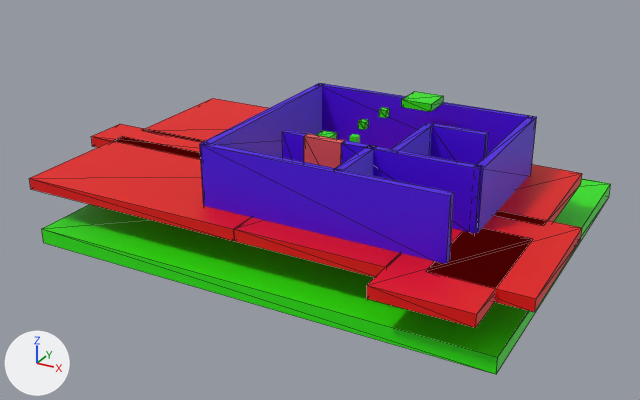
An edit to the glTF model res/scenes/ikea2.glb, drawn before and after from the same camera.
One viewpoint serves both versions: a 50 mm lens placed at (102.2, -212.9, 97.4), pointed at (0.3, -27.6, 4.7). Every picture has the same lights, and +X, +Y and +Z are marked at lower left. Mesh edges are drawn as thin lines on the coarser meshes. Where no turn or scale is listed for an object, it has been applied to the vertices.

Before the edit, the objects in view are built like this:
```python
ob_cube_001 = bpy.data.objects.new('Cube.001', me_cube_033)
ob_cube_001.location = (-13.9, -29.0, 19.1)
ob_cube_001.scale = (1.0, 28.4, 8.0)
ob_cube_028 = bpy.data.objects.new('Cube.028', me_cube_037)
ob_cube_028.location = (26.1, -29.2, 19.1)
ob_cube_029 = bpy.data.objects.new('Cube.029', me_cube_038)
ob_cube_029.location = (46.5, -20.8, 19.1)
ob_cube_029.scale = (1.0, 20.0, 8.0)
ob_cube_031 = bpy.data.objects.new('Cube.031', me_cube_040)
ob_cube_031.location = (0.6, -40.3, 19.1)
ob_cube_031.scale = (3.0, 1.0, 8.0)
ob_cube_032 = bpy.data.objects.new('Cube.032', me_cube_041)
ob_cube_032.location = (16.2, -1.5, 19.1)
ob_cube_032.scale = (30.5, 1.0, 8.0)
ob_cube_034 = bpy.data.objects.new('Cube.034', me_cube_043)
ob_cube_034.location = (33.8, -18.9, 19.1)
ob_cube_034.scale = (7.0, 1.0, 8.0)
ob_cube_035 = bpy.data.objects.new('Cube.035', me_cube_044)
ob_cube_035.location = (16.2, -57.0, 19.1)
ob_cube_035.scale = (30.5, 1.0, 8.0)
ob_second_floor_ground_002 = bpy.data.objects.new('second_floor_ground.002', me_cube_053)
ob_second_floor_ground_002.location = (47.7, -12.2, 10.3)
# also in view: 'Cube.033' at (20.7, -48.1, 19.1); 'second_floor_ground.003' at (-31.3, -4.4, 10.3); 'second_floor_ground.006' at (47.7, -56.0, 10.3); 'second_floor_ground.007' at (55.6, -45.0, 10.3); 'ground' at (2.2, -18.6, -1.8)
```
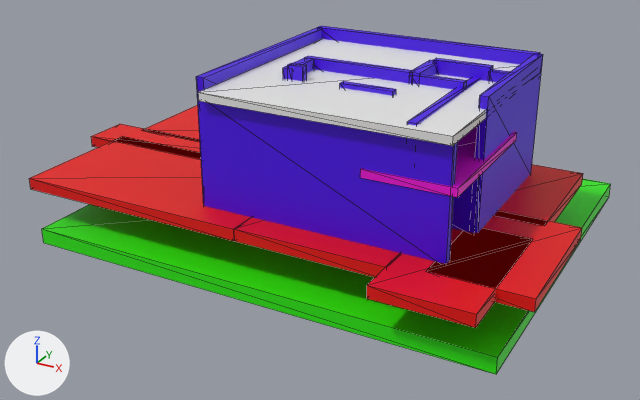
What changed in the scene script:
```text
Change me_cube_040:
    where me_cube_040.from_pydata(...)  # 8 vertices, 12 faces; spans x -1.0..1.0, y -1.0..1.0, z -1.0..1.0
    remove me_cube_040.materials.append(mat_material_028)  # purple #4800e7
Change ob_cube_001:
    ob_cube_001.location: (-13.9, -29.0, 19.1) -> (-13.9, -29.0, 27.1)
    ob_cube_001.scale: (1.0, 28.4, 8.0) -> (1.0, 28.4, 16.0)
Change ob_cube_029:
    ob_cube_029.location: (46.5, -20.8, 19.1) -> (46.5, -20.8, 27.2)
    ob_cube_029.scale: (1.0, 20.0, 8.0) -> (1.0, 20.0, 16.0)
Change ob_cube_031:
    ob_cube_031.location: (0.6, -40.3, 19.1) -> (17.2, -29.8, 39.3)
    ob_cube_031.scale: (3.0, 1.0, 8.0) -> (30.0, 30.0, 1.0)
Change ob_cube_032:
    ob_cube_032.location: (16.2, -1.5, 19.1) -> (16.2, -1.5, 27.4)
    ob_cube_032.scale: (30.5, 1.0, 8.0) -> (30.5, 1.0, 16.0)
Change ob_cube_034:
    ob_cube_034.location: (33.8, -18.9, 19.1) -> (33.8, -19.4, 27.6)
    ob_cube_034.scale: (7.0, 1.0, 8.0) -> (7.0, 1.0, 16.0)
Change ob_cube_035:
    ob_cube_035.location: (16.2, -57.0, 19.1) -> (16.2, -57.0, 24.8)
    ob_cube_035.scale: (30.5, 1.0, 8.0) -> (30.5, 1.0, 14.0)
Change ob_second_floor_ground_002:
    ob_second_floor_ground_002.location: (47.7, -12.2, 10.3) -> (47.9, -12.2, 10.3)
Add ob_cube_050:
    ob_cube_050 = bpy.data.objects.new('Cube.050', me_cube_071)  # a box spanning x -6.51..6.51, y -0.93..0.93, z -7.12..7.12; in mat_material_055 (purple #4800e7)
    ob_cube_050.location = (31.8, -29.7, 35.2)
Add ob_cube_049:
    ob_cube_049 = bpy.data.objects.new('Cube.049', me_cube_070)  # a box spanning x -2.0..2.0, y -0.9..0.9, z -8.0..8.0; in mat_material_054 (purple #4800e7)
    ob_cube_049.location = (1.3, -40.3, 35.8)
Add ob_cube_048:
    ob_cube_048 = bpy.data.objects.new('Cube.048', me_cube_069)  # a box spanning x -6.51..6.51, y -0.93..0.93, z -6.92..6.92; in mat_material_053 (purple #4800e7)
    ob_cube_048.location = (19.5, -40.5, 34.5)
Add ob_cube_047:
    ob_cube_047 = bpy.data.objects.new('Cube.047', me_cube_068)  # a box spanning x -14.0..14.0, y -0.9..0.9, z -8.0..8.0; in mat_material_052 (purple #4800e7)
    ob_cube_047.location = (11.9, -30.0, 35.0)
Add ob_cube_046:
    ob_cube_046 = bpy.data.objects.new('Cube.046', me_cube_067)  # a box spanning x -1.2..1.2, y -6.1..6.1, z -8.0..8.0; in mat_material_051 (purple #4800e7)
    ob_cube_046.location = (26.4, -24.4, 34.9)
Add ob_cube_044:
    ob_cube_044 = bpy.data.objects.new('Cube.044', me_cube_066)  # a box spanning x -1.2..1.2, y -5.2..5.2, z -8.0..8.0; in mat_material_050 (purple #4800e7)
    ob_cube_044.location = (-0.7, -36.1, 34.9)
Add ob_cube_045:
    ob_cube_045 = bpy.data.objects.new('Cube.045', me_cube_065)  # a box spanning x -1.0..1.0, y -19.5..19.5, z -6.3..6.3; in mat_material_049 (purple #4800e7)
    ob_cube_045.location = (37.6, -38.1, 34.5)
Add ob_cube_043:
    ob_cube_043 = bpy.data.objects.new('Cube.043', me_cube_063)  # a box spanning x -10.8..10.8, y -19.1..19.1, z -1.0..1.0; in mat_material_047 (pink #e700d6)
    ob_cube_043.location = (37.5, -39.1, 28.1)
Add ob_cube_051:
    ob_cube_051 = bpy.data.objects.new('Cube.051', me_cube_073)  # a box spanning x -3.0..3.0, y -1.0..1.0, z -7.0..7.0; in mat_material_028 (purple #4800e7)
    ob_cube_051.location = (43.5, -19.4, 35.7)
```

Pixel boxes (x1, y1, x2, y2) of what changed, in the pictures (640 x 400 px):
'Cube.035', moved, rescaled (33% taller): before (201, 142, 454, 264); after (198, 101, 458, 264)
'Cube.031', recoloured, moved, rescaled: before (282, 130, 308, 162); after (198, 39, 520, 146)
'Cube.032', moved, rescaled: before (319, 83, 533, 155); after (318, 26, 540, 64)
'Cube.029', moved, rescaled (11% wider, 53% taller): before (476, 116, 537, 233); after (475, 54, 543, 233)
'Cube.001', moved, rescaled (46% taller): before (200, 83, 323, 204); after (196, 27, 322, 204)
'second_floor_ground.002', moved: before (495, 164, 582, 223); after (495, 164, 583, 223)
'Cube.034', moved, rescaled: before (430, 123, 489, 165); after (433, 58, 493, 81)
'Cube.043', added (pink): after (360, 126, 517, 197)
'Cube.047', added: after (305, 56, 415, 84)
'Cube.045', added: after (407, 77, 480, 126)
'Cube.050', added: after (412, 74, 467, 90)
'Cube.048', added: after (340, 81, 396, 96)
'Cube.049', added: after (288, 63, 307, 81)
'Cube.044', added: after (283, 58, 314, 80)
'Cube.046', added: after (413, 60, 436, 76)
'Cube.051', added: after (488, 69, 510, 82)
'Cube.030', unchanged, covered by the edit: before (341, 140, 483, 233); after (452, 177, 479, 233)
'second_floor_ground.003', unchanged, covered by the edit: before (145, 98, 269, 142); after (145, 105, 200, 142)
'Cube.027', unchanged, covered by the edit: before (304, 134, 345, 168)
